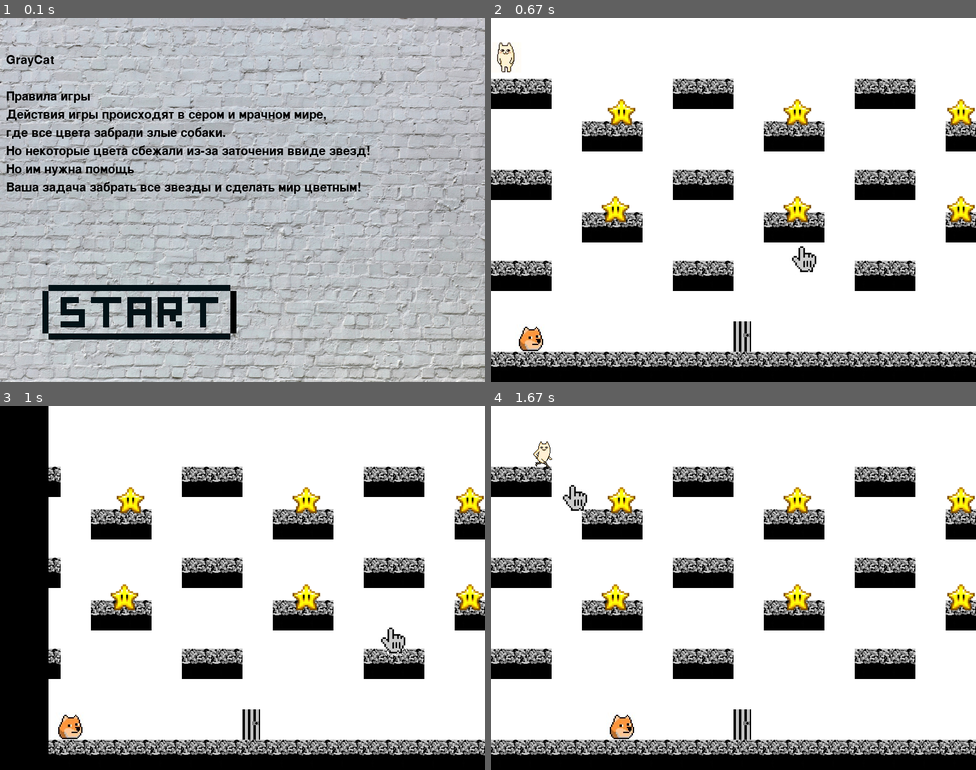
Above: before the commit, frames 1-4 (two rows, left to right).
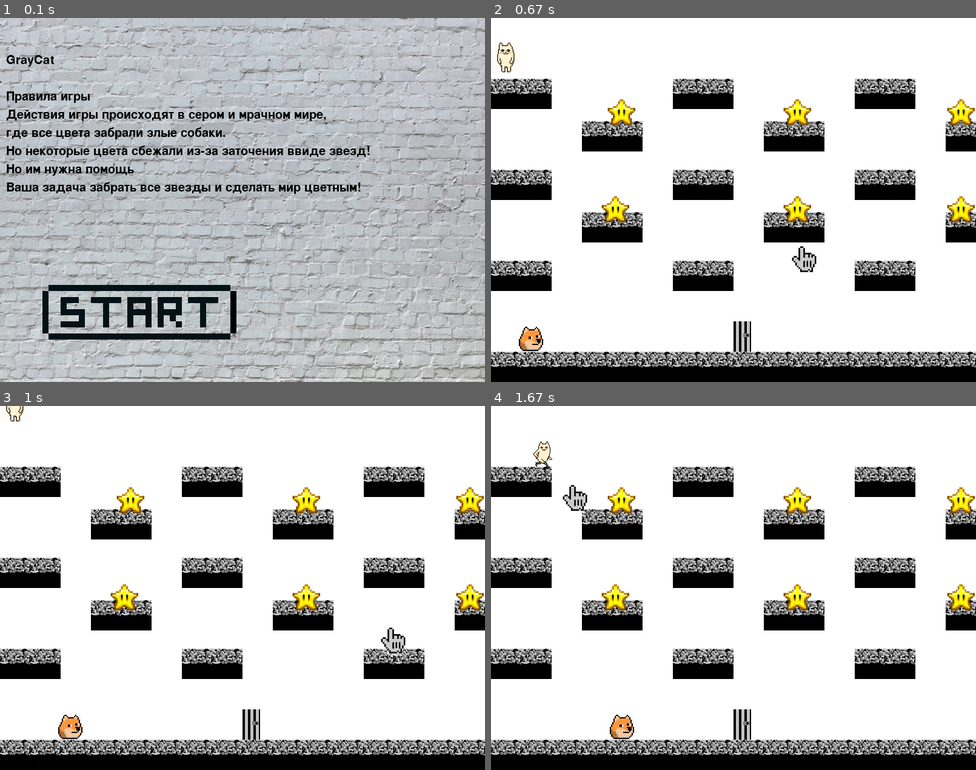
Above: after the commit, the same moments.

Repository: AnastasiaPotapova/PygameProject
Game: pygame game, started from game.py
The game is run twice, just before and just after one commit, with the same random seed, the same clock (stepped at 60 frames per second) and the same inputs.
Inputs (mouse positions are in pixels of both pictures, inside the frame that each line leads up to):
- Up to frame 1 (0.1 s): no input
- Up to frame 2 (0.67 s): press the mouse at (631, 312) at 0.37 s; move the mouse to (709, 280) at 0.47 s; release the mouse at (791, 243) at 0.6 s
- Up to frame 3 (1 s): hold Up from 0.67 s (still down); move the mouse to (378, 628) at 0.7 s
- Up to frame 4 (1.67 s): release Up at 1.13 s; hold Right from 1.17 s (still down); move the mouse to (558, 486) at 1.2 s

Frames 1-2 are identical in both runs. In frame 3, 8.0% of the frame differs, in the area x 0-10%, y 0-96%; in frame 4, nothing differs.

Commit message:
Пару добавлений
- призраки размножаются
- окончание работет еще лучше

Diff:
--- a/game.py
+++ b/game.py
@@ -80,6 +80,7 @@
         mm.append(Block(group_my, int(i[1]), int(i[0])))
     for i in lst[1]:
         Star(star_group, int(i[0]), int(i[1]))
+    k = 0
     running = True
     clock = pygame.time.Clock()
     while running:
@@ -98,21 +99,27 @@
                 mouse.activ(pygame.mouse.get_pos())
                 pygame.mouse.set_visible(False)
         screen.fill((255, 255, 255))
-        door_group.update()
-        door_group.draw(screen)
-        group_my.update()
-        group_my.draw(screen)
-        pers_group.update()
-        pers_group.draw(screen)
-        star_group.check()
-        star_group.update()
-        star_group.draw(screen)
-        if pers.bonuse_counter > 20:
-            boss_group.update()
-            boss_group.draw(screen)
         if pers.check():
             end_group.update()
             end_group.draw(screen)
+        else:
+            door_group.update()
+            door_group.draw(screen)
+            group_my.update()
+            group_my.draw(screen)
+            pers_group.update()
+            pers_group.draw(screen)
+            star_group.check()
+            star_group.update()
+            star_group.draw(screen)
+            if pers.bonuse_counter > 20:
+                boss_group.update()
+                boss_group.draw(screen)
+            if pers.bonuse_counter != k:
+                Boss(boss_group)
+            k = pers.bonuse_counter
+        if end.check():
+            running = False
         mg.draw(screen)
         pygame.display.flip()
 
@@ -148,6 +155,9 @@
     def update(self):
         if self.rect.x < 0:
             self.rect = self.rect.move(10, 0)
+
+    def check(self):
+        return self.rect.x == 0
 
 
 class Door(pygame.sprite.Sprite):
@@ -311,7 +321,7 @@
             self.x = 1
 
     def check(self):
-        return not (0 < self.rect.x < width - 50 or 0 < self.rect.y < height - 50) or \
+        return not (0 <= self.rect.x < width - 50 or 0 <= self.rect.y < height - 50) or \
                pygame.sprite.spritecollideany(self, door_group)
 
     def jump(self):
@@ -334,7 +344,7 @@
         self.image = Boss.image
         self.rect = self.image.get_rect()
         self.mask = pygame.mask.from_surface(self.image)
-        self.rect.x = 0
+        self.rect.x = 800
         self.rect.y = 0
         self.v = 1
 
